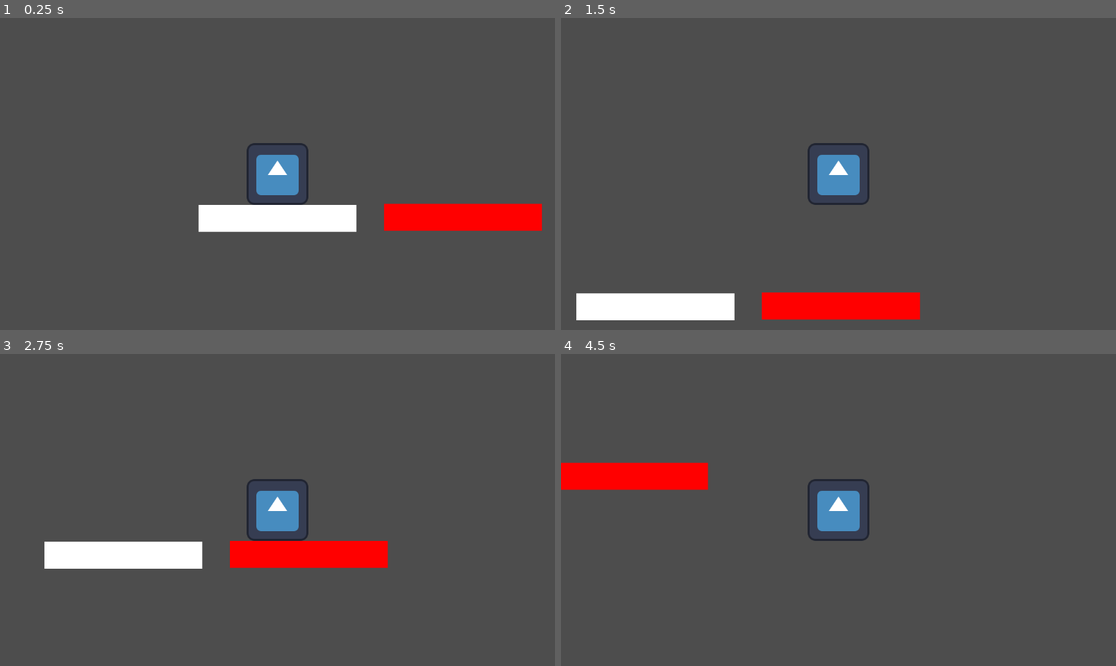
Above: before the commit, frames 1-4 (two rows, left to right).
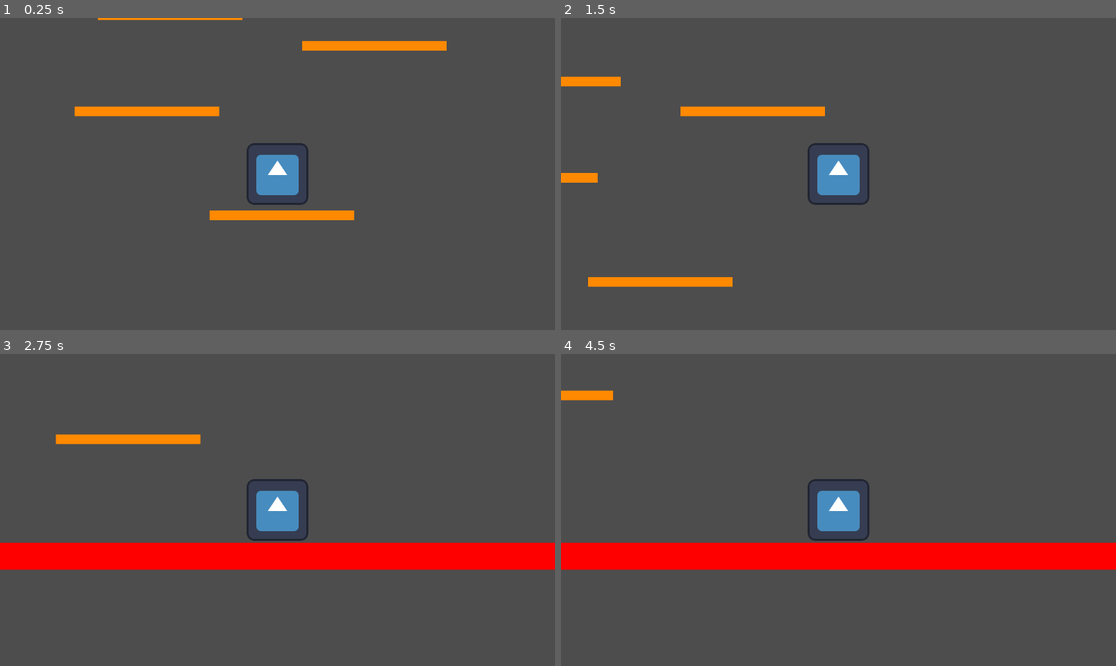
Above: after the commit, the same moments.

Repository: GrizZ1234/BlakeGameJam-2
Game: Godot game, scene res://node_2d.tscn
Same seed, same stepped clock (60 frames per second), same inputs: the game is played once before the commit and once after it. The engine's default icon, where the game draws it, is replaced by a stand-in: a white triangle on a blue panel in a dark square.
Inputs:
- Up to frame 1 (0.25 s): no input
- Up to frame 2 (1.5 s): hold D (MoveRight) from 0.53 s (still down); tap Space (Jump) at 0.77 s
- Up to frame 3 (2.75 s): tap Space (Jump) at 1.52 s; release D (MoveRight) at 2.03 s; hold A (MoveLeft) from 2.03 s (still down)
- Up to frame 4 (4.5 s): release A (MoveLeft) at 2.78 s; hold D (MoveRight) 2.78-4.28 s; tap Space (Jump) at 3.02, 3.77 s; hold A (MoveLeft) from 4.28 s (still down)

The runs differ from the first frame. In frame 1, 6.9% of the frame differs, in the area x 13-98%, y 0-69%; in frame 2, 7.2%; in frame 3, 7.8%; in frame 4, 12%, in the area x 0-100%, y 11-70%.

Commit message:
created MVP
It isn't a whole lot to look at and there isn't even a way to die yet, but it sure as hell "works"

Diff:
--- a/character_body_2d.gd
+++ b/character_body_2d.gd
@@ -2,7 +2,7 @@
 
 
 const SPEED = 400.0
-const JUMP_VELOCITY = -600.0
+const JUMP_VELOCITY = -700.0
 
 
 func _physics_process(delta: float) -> void:
--- /dev/null
+++ b/main.gd
@@ -0,0 +1,20 @@
+extends Node2D
+var rng = RandomNumberGenerator.new()
+var platform = preload("res://moving_rect.tscn")
+
+# Called when the node enters the scene tree for the first time.
+func _ready() -> void:
+	pass
+
+
+# Called every frame. 'delta' is the elapsed time since the previous frame.
+func _process(delta: float) -> void:
+	pass
+
+
+func _on_spawn_interval_timeout() -> void:
+	var randomXPos = rng.randi_range(-300,300)
+	var platformInst = platform.instantiate()
+	platformInst.position = Vector2(randomXPos,-450)
+	self.add_child(platformInst)
+	$SpawnInterval.wait_time = rng.randf_range(1.25,1.65)
--- /dev/null
+++ b/moving_rect.gd
@@ -0,0 +1,14 @@
+extends RigidBody2D
+
+
+# Called when the node enters the scene tree for the first time.
+func _ready() -> void:
+	var timer = $Timer
+
+# Called every frame. 'delta' is the elapsed time since the previous frame.
+func _process(delta: float) -> void:
+	self.linear_velocity.y = 150
+
+
+func _on_timer_timeout() -> void:
+	self.queue_free()
--- /dev/null
+++ b/moving_rect.tscn
@@ -0,0 +1,42 @@
+[gd_scene load_steps=3 format=3 uid="uid://boo2mtcdjhm8r"]
+
+[ext_resource type="Script" path="res://moving_rect.gd" id="1_gyq8x"]
+
+[sub_resource type="RectangleShape2D" id="RectangleShape2D_x3hng"]
+size = Vector2(300, 20)
+
+[node name="MovingRect" type="RigidBody2D"]
+position = Vector2(-430, -462)
+collision_layer = 2
+collision_mask = 2
+mass = 1000.0
+gravity_scale = 0.0
+lock_rotation = true
+linear_velocity = Vector2(0, 150)
+script = ExtResource("1_gyq8x")
+
+[node name="ColorRect" type="ColorRect" parent="."]
+anchors_preset = 8
+anchor_left = 0.5
+anchor_top = 0.5
+anchor_right = 0.5
+anchor_bottom = 0.5
+offset_left = -149.0
+offset_top = -10.0
+offset_right = 151.0
+offset_bottom = 10.0
+grow_horizontal = 2
+grow_vertical = 2
+size_flags_horizontal = 4
+color = Color(1, 0.537255, 0, 1)
+
+[node name="CollisionShape2D" type="CollisionShape2D" parent="."]
+position = Vector2(1, 0)
+shape = SubResource("RectangleShape2D_x3hng")
+
+[node name="Timer" type="Timer" parent="."]
+wait_time = 7.0
+one_shot = true
+autostart = true
+
+[connection signal="timeout" from="Timer" to="." method="_on_timer_timeout"]
--- a/node_2d.tscn
+++ b/node_2d.tscn
@@ -1,64 +1,59 @@
-[gd_scene load_steps=5 format=3 uid="uid://cjoqaq1t6m5wg"]
+[gd_scene load_steps=10 format=3 uid="uid://cjoqaq1t6m5wg"]
 
 [ext_resource type="Script" path="res://character_body_2d.gd" id="1_d17lx"]
+[ext_resource type="Script" path="res://main.gd" id="1_sdy21"]
+[ext_resource type="Texture2D" uid="uid://bhwrg783dnyvy" path="res://download.png" id="2_m3o4w"]
 [ext_resource type="Texture2D" uid="uid://x8n8k7ltkoob" path="res://icon.svg" id="2_t2r77"]
+[ext_resource type="Script" path="res://moving_rect.gd" id="4_21sqc"]
+[ext_resource type="PackedScene" uid="uid://boo2mtcdjhm8r" path="res://moving_rect.tscn" id="5_hu5nu"]
 
 [sub_resource type="RectangleShape2D" id="RectangleShape2D_0re8n"]
-size = Vector2(40, 40)
+size = Vector2(400.976, 40)
 
 [sub_resource type="RectangleShape2D" id="RectangleShape2D_uqwls"]
 size = Vector2(128, 128)
 
+[sub_resource type="RectangleShape2D" id="RectangleShape2D_x3hng"]
+size = Vector2(300, 20)
+
 [node name="Node2D" type="Node2D"]
-
-[node name="Floor" type="RigidBody2D" parent="."]
-position = Vector2(0, 94)
+script = ExtResource("1_sdy21")
+
+[node name="Download" type="Sprite2D" parent="."]
+visible = false
+position = Vector2(20, -20)
+scale = Vector2(5.80328, 8.7027)
+texture = ExtResource("2_m3o4w")
+
+[node name="Deadly" type="RigidBody2D" parent="." groups=["DeadlyItems"]]
+position = Vector2(-3, 735)
 scale = Vector2(8.2, 1.4)
 gravity_scale = 0.0
 lock_rotation = true
 freeze = true
 
-[node name="CollisionShape2D" type="CollisionShape2D" parent="Floor"]
+[node name="CollisionShape2D" type="CollisionShape2D" parent="Deadly"]
+position = Vector2(29.6341, -5.00003)
 shape = SubResource("RectangleShape2D_0re8n")
 
-[node name="ColorRect" type="ColorRect" parent="Floor"]
-anchors_preset = 8
-anchor_left = 0.5
-anchor_top = 0.5
-anchor_right = 0.5
-anchor_bottom = 0.5
-offset_left = -20.0
-offset_top = -20.0
-offset_right = 20.0
-offset_bottom = 20.0
-grow_horizontal = 2
-grow_vertical = 2
-
-[node name="Deadly" type="RigidBody2D" parent="." groups=["DeadlyItems"]]
-position = Vector2(385, 92)
-scale = Vector2(8.2, 1.4)
-gravity_scale = 0.0
-lock_rotation = true
-freeze = true
-
-[node name="CollisionShape2D" type="CollisionShape2D" parent="Deadly"]
-shape = SubResource("RectangleShape2D_0re8n")
-
 [node name="ColorRect" type="ColorRect" parent="Deadly"]
-anchors_preset = 8
-anchor_left = 0.5
-anchor_top = 0.5
-anchor_right = 0.5
-anchor_bottom = 0.5
-offset_left = -20.0
-offset_top = -20.0
-offset_right = 20.0
-offset_bottom = 20.0
-grow_horizontal = 2
-grow_vertical = 2
+anchors_preset = 6
+anchor_left = 1.0
+anchor_top = 0.5
+anchor_right = 1.0
+anchor_bottom = 0.5
+offset_left = -171.341
+offset_top = -22.1429
+offset_right = -131.341
+offset_bottom = 17.8571
+grow_horizontal = 0
+grow_vertical = 2
+scale = Vector2(10, 1)
 color = Color(1, 0, 0, 1)
 
 [node name="CharacterBody2D" type="CharacterBody2D" parent="."]
+collision_layer = 3
+collision_mask = 3
 script = ExtResource("1_d17lx")
 
 [node name="Sprite2D" type="Sprite2D" parent="CharacterBody2D"]
@@ -68,3 +63,156 @@
 shape = SubResource("RectangleShape2D_uqwls")
 
 [node name="Camera2D" type="Camera2D" parent="CharacterBody2D"]
+
+[node name="MovingRect" type="RigidBody2D" parent="."]
+position = Vector2(-272, -136)
+collision_layer = 2
+collision_mask = 2
+mass = 1000.0
+gravity_scale = 0.0
+lock_rotation = true
+linear_velocity = Vector2(0, 150)
+script = ExtResource("4_21sqc")
+
+[node name="ColorRect" type="ColorRect" parent="MovingRect"]
+anchors_preset = 8
+anchor_left = 0.5
+anchor_top = 0.5
+anchor_right = 0.5
+anchor_bottom = 0.5
+offset_left = -149.0
+offset_top = -10.0
+offset_right = 151.0
+offset_bottom = 10.0
+grow_horizontal = 2
+grow_vertical = 2
+size_flags_horizontal = 4
+color = Color(1, 0.537255, 0, 1)
+metadata/_edit_use_anchors_ = true
+
+[node name="CollisionShape2D" type="CollisionShape2D" parent="MovingRect"]
+position = Vector2(1, 0)
+shape = SubResource("RectangleShape2D_x3hng")
+
+[node name="Timer" type="Timer" parent="MovingRect"]
+wait_time = 5.0
+one_shot = true
+autostart = true
+
+[node name="SpawnInterval" type="Timer" parent="."]
+wait_time = 0.25
+autostart = true
+
+[node name="MovingRect2" parent="." instance=ExtResource("5_hu5nu")]
+position = Vector2(8, 80)
+
+[node name="MovingRect3" type="RigidBody2D" parent="."]
+position = Vector2(200, -272)
+collision_layer = 2
+collision_mask = 2
+mass = 1000.0
+gravity_scale = 0.0
+lock_rotation = true
+linear_velocity = Vector2(0, 150)
+script = ExtResource("4_21sqc")
+
+[node name="ColorRect" type="ColorRect" parent="MovingRect3"]
+anchors_preset = 8
+anchor_left = 0.5
+anchor_top = 0.5
+anchor_right = 0.5
+anchor_bottom = 0.5
+offset_left = -149.0
+offset_top = -10.0
+offset_right = 151.0
+offset_bottom = 10.0
+grow_horizontal = 2
+grow_vertical = 2
+size_flags_horizontal = 4
+color = Color(1, 0.537255, 0, 1)
+metadata/_edit_use_anchors_ = true
+
+[node name="CollisionShape2D" type="CollisionShape2D" parent="MovingRect3"]
+position = Vector2(1, 0)
+shape = SubResource("RectangleShape2D_x3hng")
+
+[node name="Timer" type="Timer" parent="MovingRect3"]
+wait_time = 7.0
+one_shot = true
+autostart = true
+
+[node name="MovingRect4" type="RigidBody2D" parent="."]
+position = Vector2(-224, -336)
+collision_layer = 2
+collision_mask = 2
+mass = 1000.0
+gravity_scale = 0.0
+lock_rotation = true
+linear_velocity = Vector2(0, 150)
+script = ExtResource("4_21sqc")
+
+[node name="ColorRect" type="ColorRect" parent="MovingRect4"]
+anchors_preset = 8
+anchor_left = 0.5
+anchor_top = 0.5
+anchor_right = 0.5
+anchor_bottom = 0.5
+offset_left = -149.0
+offset_top = -10.0
+offset_right = 151.0
+offset_bottom = 10.0
+grow_horizontal = 2
+grow_vertical = 2
+size_flags_horizontal = 4
+color = Color(1, 0.537255, 0, 1)
+metadata/_edit_use_anchors_ = true
+
+[node name="CollisionShape2D" type="CollisionShape2D" parent="MovingRect4"]
+position = Vector2(1, 0)
+shape = SubResource("RectangleShape2D_x3hng")
+
+[node name="Timer" type="Timer" parent="MovingRect4"]
+wait_time = 9.0
+one_shot = true
+autostart = true
+
+[node name="MovingRect5" type="RigidBody2D" parent="."]
+position = Vector2(88, -504)
+collision_layer = 2
+collision_mask = 2
+mass = 1000.0
+gravity_scale = 0.0
+lock_rotation = true
+linear_velocity = Vector2(0, 150)
+script = ExtResource("4_21sqc")
+
+[node name="ColorRect" type="ColorRect" parent="MovingRect5"]
+anchors_preset = 8
+anchor_left = 0.5
+anchor_top = 0.5
+anchor_right = 0.5
+anchor_bottom = 0.5
+offset_left = -149.0
+offset_top = -10.0
+offset_right = 151.0
+offset_bottom = 10.0
+grow_horizontal = 2
+grow_vertical = 2
+size_flags_horizontal = 4
+color = Color(1, 0.537255, 0, 1)
+metadata/_edit_use_anchors_ = true
+
+[node name="CollisionShape2D" type="CollisionShape2D" parent="MovingRect5"]
+position = Vector2(1, 0)
+shape = SubResource("RectangleShape2D_x3hng")
+
+[node name="Timer" type="Timer" parent="MovingRect5"]
+wait_time = 12.0
+one_shot = true
+autostart = true
+
+[connection signal="timeout" from="MovingRect/Timer" to="MovingRect" method="_on_timer_timeout"]
+[connection signal="timeout" from="SpawnInterval" to="." method="_on_spawn_interval_timeout"]
+[connection signal="timeout" from="MovingRect3/Timer" to="MovingRect3" method="_on_timer_timeout"]
+[connection signal="timeout" from="MovingRect4/Timer" to="MovingRect4" method="_on_timer_timeout"]
+[connection signal="timeout" from="MovingRect5/Timer" to="MovingRect5" method="_on_timer_timeout"]
Binary file added: download.png
Not shown, added: download.png.import
